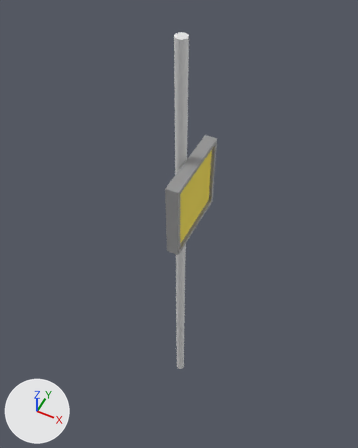
An edit to the glTF model PackageSources/oerk-misc/oerk-misc/oerk_gate_si.gltf, drawn before and after from the same camera.
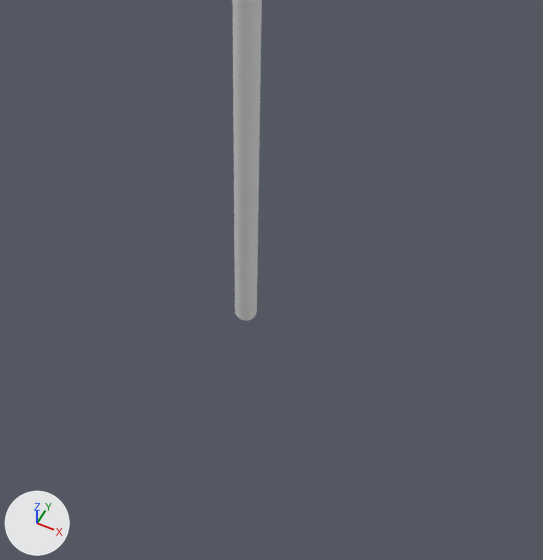
Old and new are each drawn whole from a 50 mm camera at (2.58, -5.23, 11.72) aimed at (-0.25, 0.43, 4.65) and again close up on the part from 28% to 77% of the width and 59% to 100% of the height. The lights are fixed; the arrows at lower left show +X, +Y and +Z.
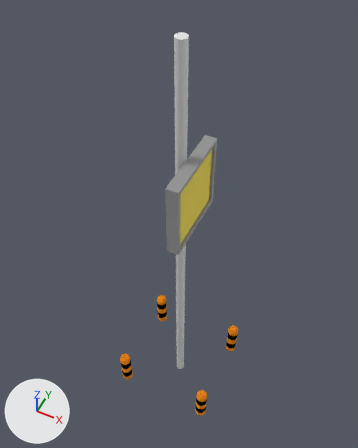
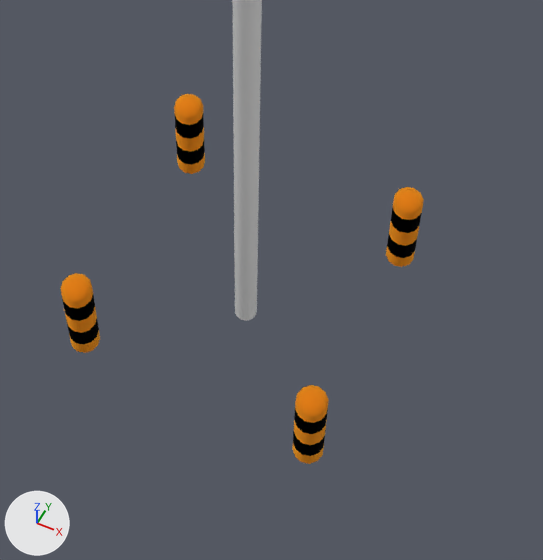
Location of each change, [x1, y1, x2, y2] in pixels of the close-ups (543 x 560 px):
'Sphere', added
    after: [60, 94, 424, 464]

The change, as a diff of the scene's bpy script:
```diff
--- a/PackageSources/oerk-misc/oerk-misc/oerk_gate_si.gltf.py
+++ b/PackageSources/oerk-misc/oerk-misc/oerk_gate_si.gltf.py
@@ img_yb @@
+img_yb = load_image('yb', '../texture/yb.png', 256, 128, 'sRGB')
@@ mat_bollard @@
+mat_bollard = principled_material('BOLLARD')
+mat_bollard.texture = img_yb
+mat_bollard.metallic = 1.0
+mat_bollard.roughness = 1.0
@@ me_sphere @@
+me_sphere.from_pydata(...)  # 340 vertices, 624 faces; spans x -2.11..0.12, y -0.12..1.96, z -0.88..0.08
+me_sphere.materials.append(mat_bollard)  # picture img_yb
@@ ob_sphere @@
+ob_sphere = bpy.data.objects.new('Sphere', me_sphere)
+ob_sphere.location = (0.996, -0.921, 0.882)
```
